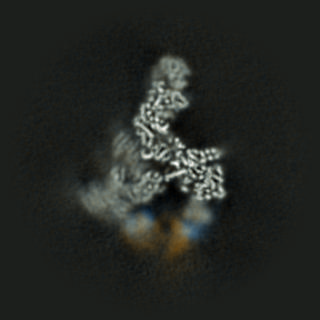
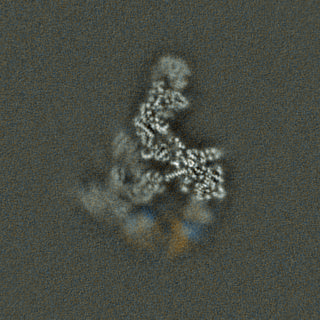
Layer changes from the first 320x320 image to the second:
"pca2.jpg": opacity 100% → 50%, moved it above "pca1.jpg", painted on it over <box>0,0,320,320</box>
"pca1.jpg": opacity 50% → 100%, painted on it over <box>0,0,320,320</box>
